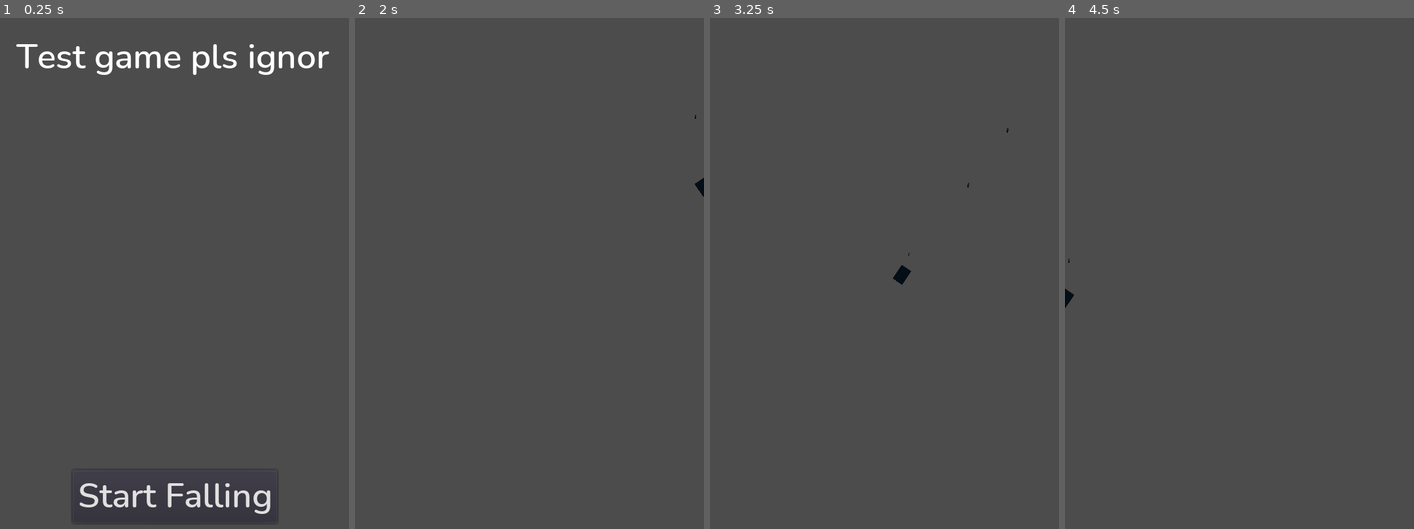
Above: before the commit, frames 1-4 (left to right).
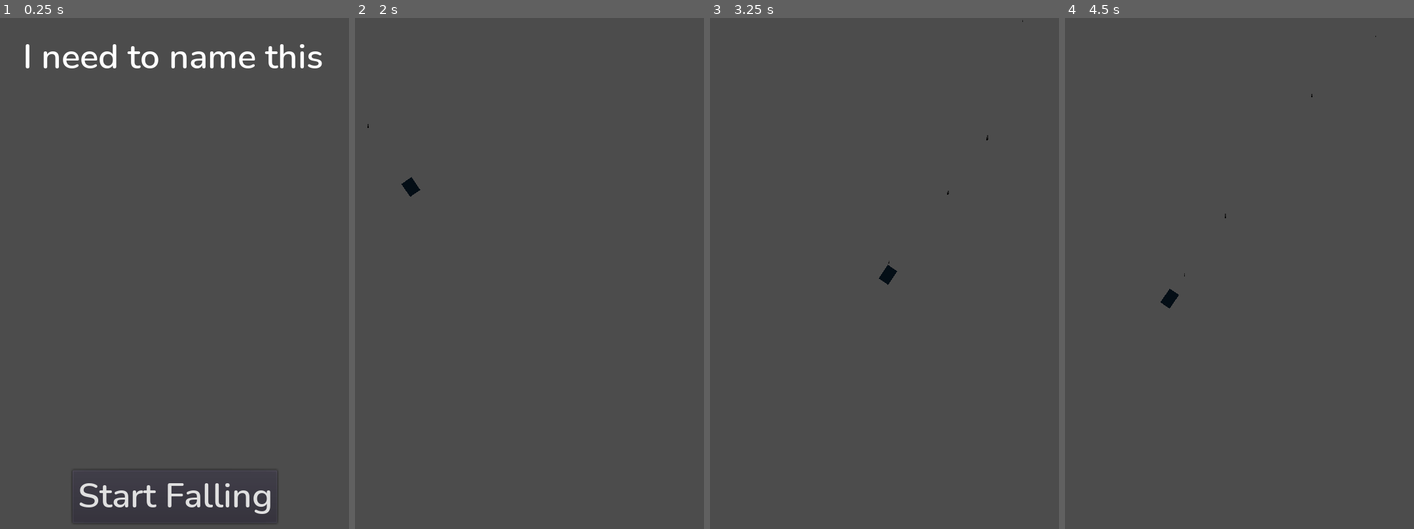
Above: after the commit, the same moments.

Repository: AndrewYHuang/deeper-and-deeper
Game: Godot game, scene res://scenes/Main.tscn
The game is run twice, just before and just after one commit, with the same random seed, the same clock (stepped at 60 frames per second) and the same inputs.
Inputs:
- Up to frame 1 (0.25 s): no input
- Up to frame 2 (2 s): click "Start Falling" at 0.5 s; hold Right (ui_right) from 1.28 s (still down)
- Up to frame 3 (3.25 s): release Right (ui_right) at 2.78 s; hold Left (ui_left) from 2.78 s (still down)
- Up to frame 4 (4.5 s): keep holding Left (ui_left)

The runs differ from the first frame. In frame 1, 1.8% of the frame differs, in the area x 4-95%, y 5-12%; in frame 2, 0.2%; in frame 3, 0.2%; in frame 4, 0.2%.

Commit message:
think it's a bit late now for me anyway lmao time to go to bed and stuff probably

Diff:
--- a/scenes/Menu.tscn
+++ b/scenes/Menu.tscn
@@ -10,6 +10,12 @@
 [sub_resource type="DynamicFont" id=2]
 size = 40
 font_data = ExtResource( 1 )
+
+[sub_resource type="InputEventAction" id=3]
+action = "ui_accept"
+
+[sub_resource type="ShortCut" id=4]
+shortcut = SubResource( 3 )
 
 [node name="Menu" type="CanvasLayer"]
 script = ExtResource( 2 )
@@ -23,7 +29,7 @@
 margin_bottom = 72.0
 grow_horizontal = 2
 custom_fonts/font = SubResource( 1 )
-text = "Test game pls ignor"
+text = "I need to name this"
 align = 1
 valign = 1
 __meta__ = {
@@ -53,6 +59,7 @@
 grow_horizontal = 2
 grow_vertical = 0
 custom_fonts/font = SubResource( 1 )
+shortcut = SubResource( 4 )
 text = "Start Falling"
 __meta__ = {
 "_edit_use_anchors_": false
--- a/scenes/Obstacle.tscn
+++ b/scenes/Obstacle.tscn
@@ -2,8 +2,9 @@
 
 [ext_resource path="res://scripts/Obstacle.gd" type="Script" id=1]
 
-[sub_resource type="RectangleShape2D" id=1]
-extents = Vector2( 7.99954, 128 )
+[sub_resource type="CapsuleShape2D" id=1]
+radius = 7.99997
+height = 240.0
 
 [node name="Obstacle" type="KinematicBody2D" groups=[
 "obstacles",
--- a/scripts/Player.gd
+++ b/scripts/Player.gd
@@ -42,7 +42,7 @@
 
   var _collision = move_and_collide(Vector2(horizontal_speed, vertical_speed) * delta, false)
 
-  position.x = clamp(position.x, 0, screen_size.x)
+  position.x = wrapf(position.x, -8, screen_size.x + 8)
 
 
 func _direction_from_input() -> int:
Not shown: 1 places in scenes/Menu.tscn that only renumber resources
Not shown, changed: README.md
